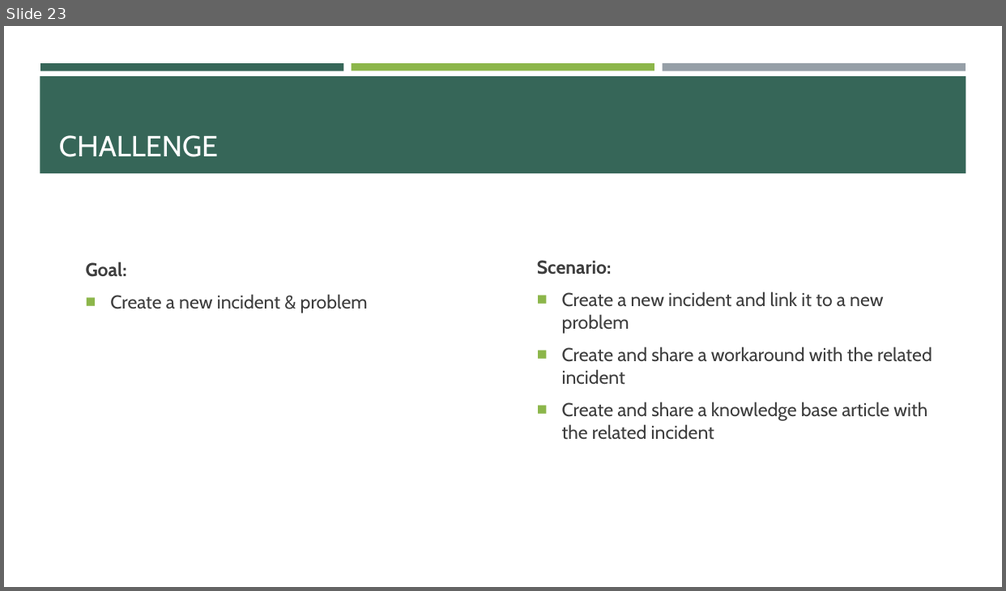
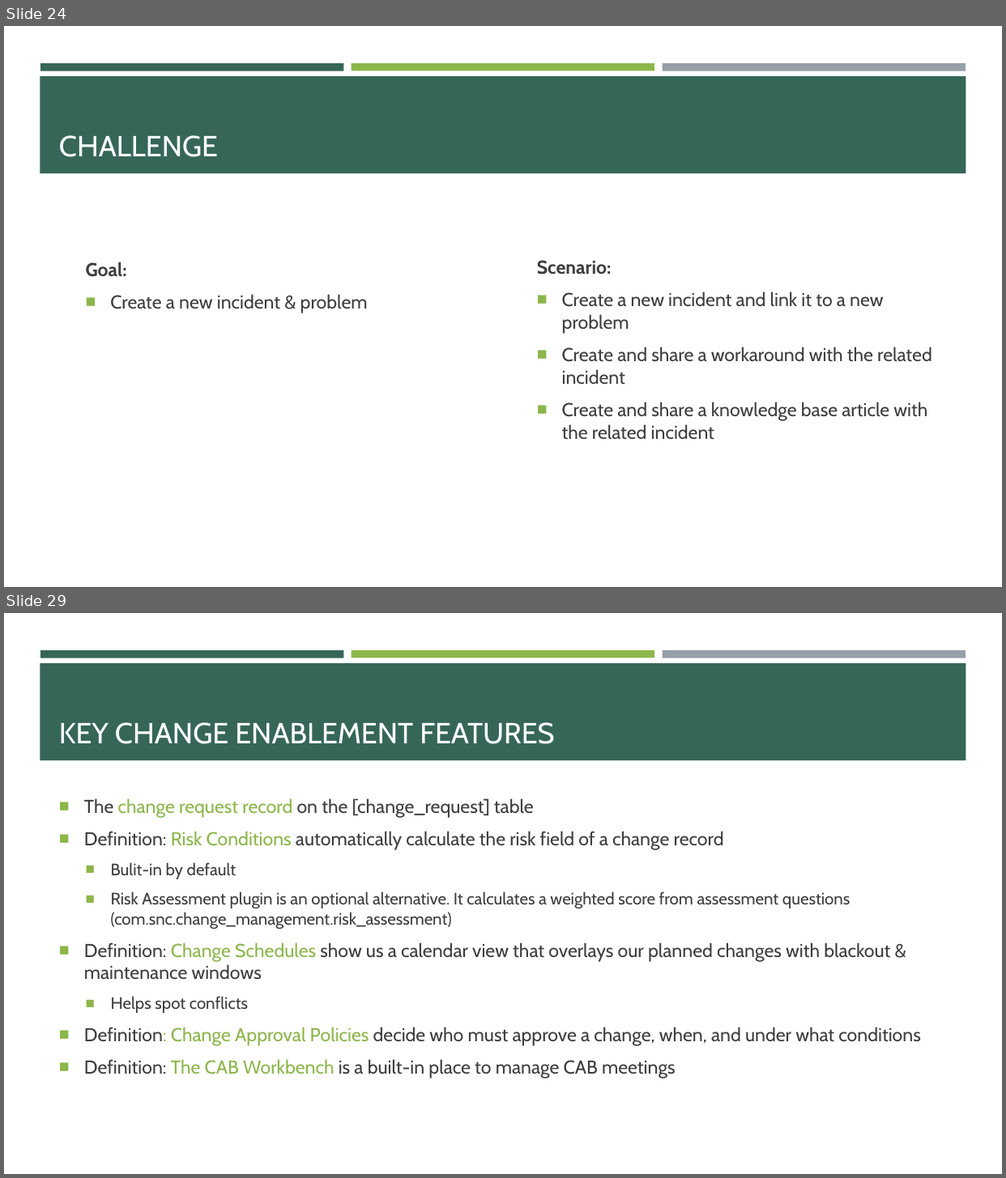
Before and after one commit to e-m-wilson/SNOW, a slide deck: Week_3/Incident_Problem_Management.pptx. Shown one above the other, each under a label of ours: slide 23 before the commit, slides 24 and 29 after it; the slides between them are not shown. The pictures are 1006x591 and 1006x1178 pixels, drawn with LibreOffice and Linux fonts; fonts in the diff are those of the drawing. Boxes give left, top, right and bottom in pixels: in the first picture for what was removed or moved away, otherwise in the second. Text is boxed around its words. In the diff, an @@ line names an element or a change of style, - is before the commit and + after.

```diff
--- a/Week_3/Incident_Problem_Management.pptx
+++ b/Week_3/Incident_Problem_Management.pptx
@@ slide 29 added at (4, 613, 1002, 1174), background #FFFFFF; not listed: 4 template elements that a slide beside it also shows @@
@@ title added at (59, 722, 554, 744), 28 pt, text #FFFFFF @@
+KEY CHANGE ENABLEMENT FEATURES
@@ text added at (84, 798, 921, 1079), 18 pt, text #3D3D3D @@
+■ The change request record on the [change_request] table
+■ Definition: Risk Conditions automatically calculate the risk field of a change record
+  ■ Bulit-in by default
+  ■ Risk Assessment plugin is an optional alternative. It calculates a weighted score from assessment questions (com.snc.change_management.risk_assessment)
+■ Definition: Change Schedules show us a calendar view that overlays our planned changes with blackout & maintenance windows
+  ■ Helps spot conflicts
+■ Definition: Change Approval Policies decide who must approve a change, when, and under what conditions
+■ Definition: The CAB Workbench is a built-in place to manage CAB meetings
@@ what was slide 23 is now slide 24 @@
```
Also in this commit, not shown: 1 slide changed, 21 other slides added.
